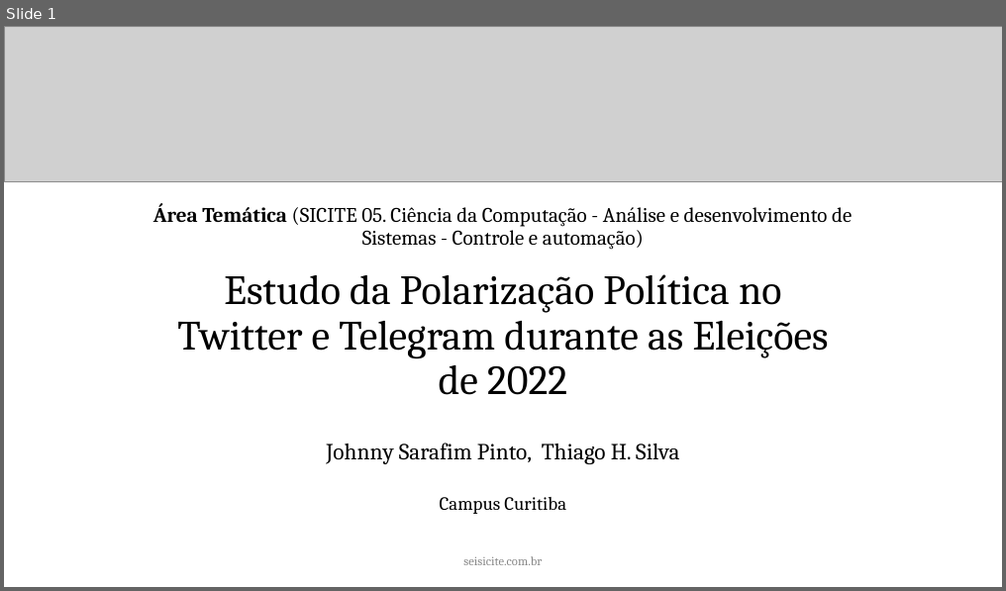
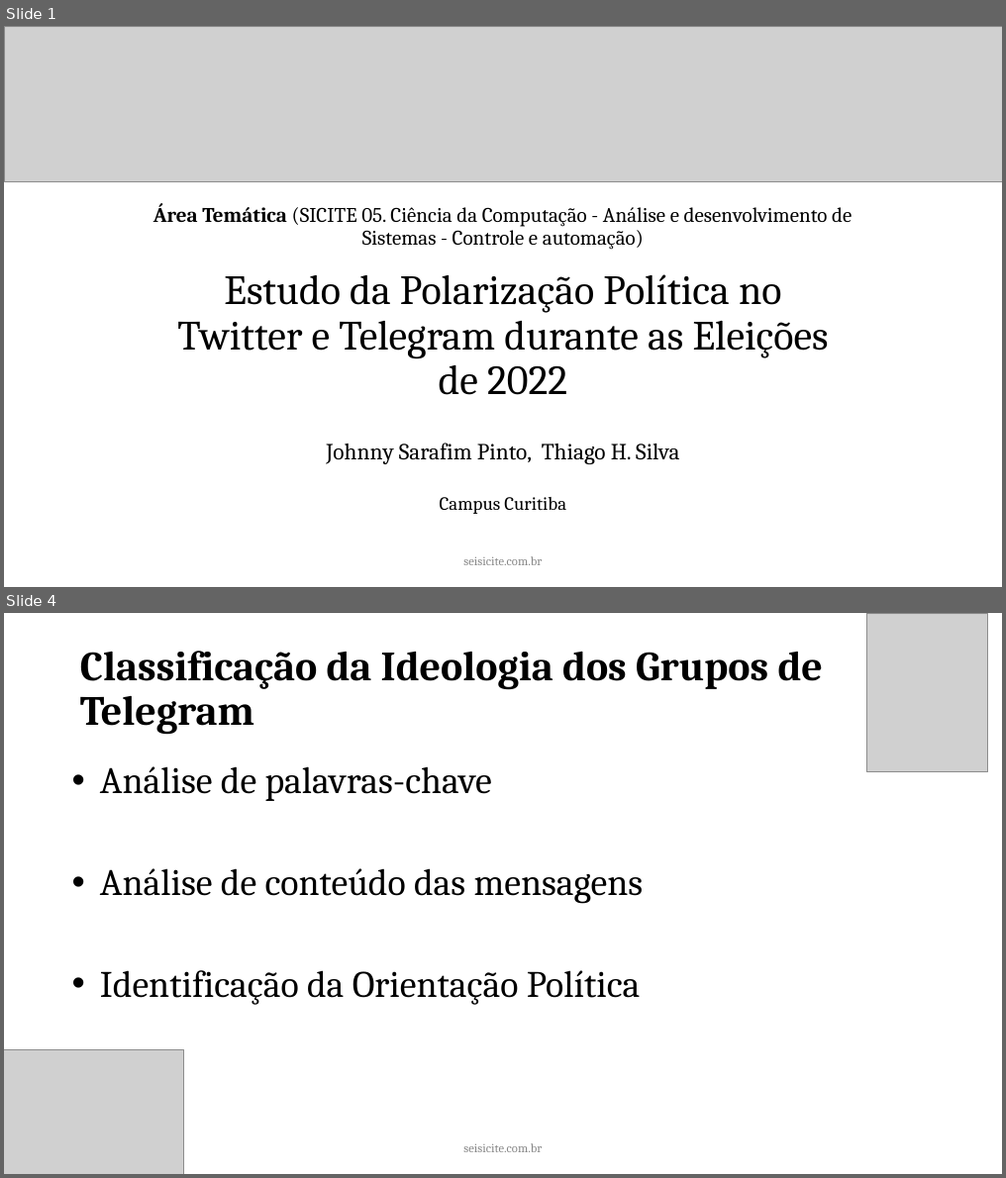
Before and after one commit to joojkun/sicite-2023-apresentacao, a slide deck: 2023 - Template Apresentação ✅.pptx. Shown one above the other, each under a label of ours: slide 1 before the commit, slides 1 and 4 after it; the slides between them are not shown. The pictures are 1006x591 and 1006x1178 pixels, drawn with LibreOffice and Linux fonts; fonts in the diff are those of the drawing; grey boxes stand for pictures. Boxes give left, top, right and bottom in pixels: in the first picture for what was removed or moved away, otherwise in the second. Text is boxed around its words. In the diff, an @@ line names an element or a change of style, - is before the commit and + after.

```diff
--- a/2023 - Template Apresentação ✅.pptx
+++ b/2023 - Template Apresentação ✅.pptx
@@ slide 4 added at (4,613,1002,1174), background #FFFFFF @@
@@ picture added at (867,613,988,772) @@
@@ title added at (80,651,823,735), 40 pt, text #000000, bold @@
+Classificação da Ideologia dos Grupos de Telegram
@@ text added at (100,766,644,1005), 36 pt, text #000000 @@
+• Análise de palavras-chave
+• Análise de conteúdo das mensagens
+• Identificação da Orientação Política
@@ picture added at (4,1051,183,1174) @@
@@ text added at (463,1144,542,1153), 12 pt, text #888888 @@
+seisicite.com.br
```
Also in this commit, not shown: 3 slides changed, 7 other slides added, 1 slide removed.
